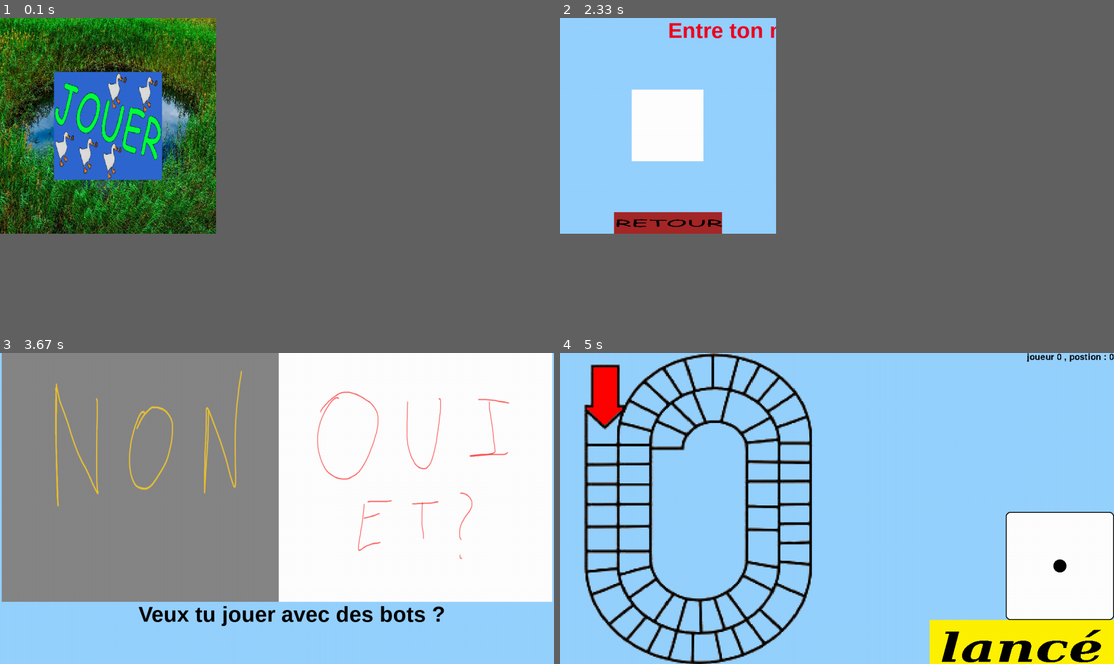
Above: before the commit, frames 1-4 (two rows, left to right).
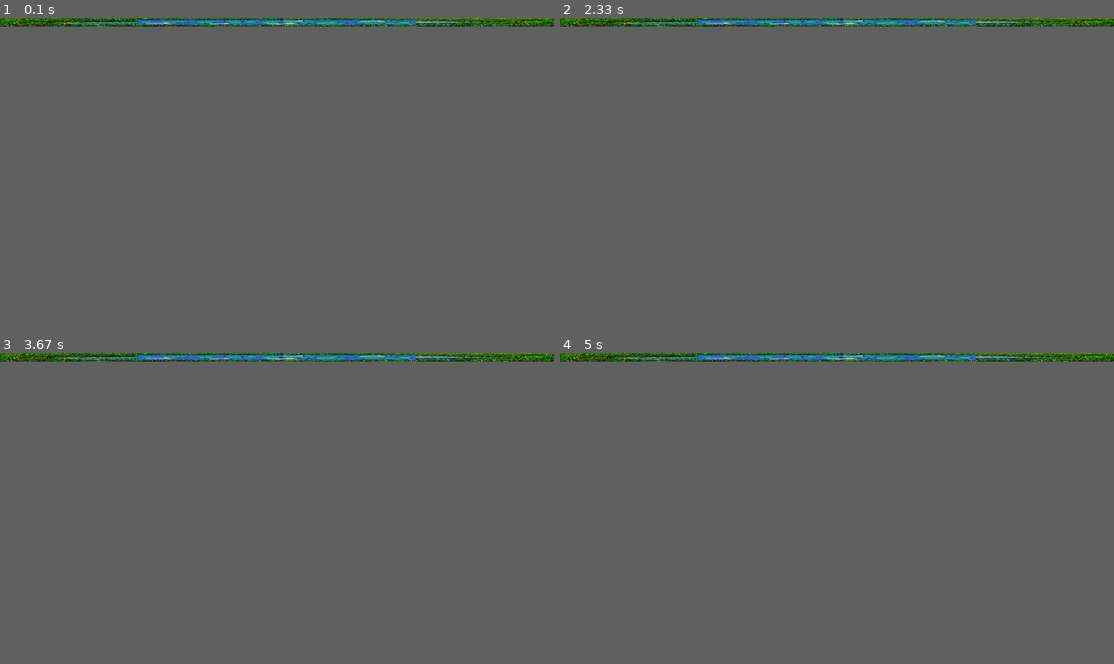
Above: after the commit, the same moments.

Repository: chokinyan/nsi-projet
Game: pygame game, started from projet nsi/projet.py
Two runs of this game, one before a commit and one after it. Both use one fixed random seed, a clock stepped at 60 frames per second and the inputs below.
Inputs (mouse positions are in pixels of both pictures, inside the frame that each line leads up to):
- Up to frame 1 (0.1 s): no input
- Up to frame 2 (2.33 s): hold F11 0.33-0.87 s; hold F11 0.9-1.43 s; click (676, 151) at 1.52 s; click (593, 176) at 1.85 s; click (593, 126) at 2.18 s
- Up to frame 3 (3.67 s): hold F11 2.47-3 s; click (277, 651) at 3.08 s; click (232, 489) at 3.43 s
- Up to frame 4 (5 s): click (1036, 545) at 3.77 s; click (1047, 508) at 4.1 s
In our replay, in frame 1 the window is 351x351 before the commit and 900x14 after it. These sizes can differ from the game's own. Grey fills any space a smaller window leaves; there, only what the larger window draws over its background counts as a difference.

The runs differ from the first frame. In frame 1, 24% of the frame differs, in the area x 0-100%, y 0-70%; in frame 2, 7.3%; in frame 3, 63%, in the area x 0-100%, y 0-100%; in frame 4, 24%.

Commit message:
Update projet.py

Diff:
--- a/projet nsi/projet.py
+++ b/projet nsi/projet.py
@@ -1,5 +1,8 @@
 #chokinyan
 #juste voila
+"""
+les parties de code mis en commantaire sont ceux qui ne serront pas mis lors du rendu, du a un manque de temps faut dire je taffe casi seul
+"""
 import keyboard
 import os as os
 import random as rng
@@ -120,13 +123,13 @@
             return (plateau_jeu[case-1].effect)
 
 class screen:
-    def __init__(self,h : int = 500,w : int = 500,icone : str = "" , dis_name : str = "") -> None:
+    def __init__(self,h : int = 500,w : int = 500,icone : str = "" , dis_name : str = "", addon  : int = 0) -> None:
         if icone != "":
             self.icone = pyg.image.load(icone)
             pyg.display.set_icon(self.icone)
         if dis_name != "":
             pyg.display.set_caption(dis_name)
-        self.scr = pyg.display.set_mode((h,w),pyg.RESIZABLE)
+        self.scr = pyg.display.set_mode((h,w),addon)
 
 class etat_screen:
     def __init__(self,disp : screen) -> None:
@@ -249,6 +252,8 @@
         dée_1_img = pyg.image.load(r"projet nsi\image\dée\1.png")
         ((self.disp).scr).blit(dée_1_img,(pyg.display.get_window_size()[0]-dée_1_img.get_width(),pyg.display.get_window_size()[1]-(image_lance.get_height()+dée_1_img.get_height())))
         ((self.disp).scr).blit(plateaux,plateaux.get_rect(bottom = self.bottom))
+        for j in pion.values():
+            ((self.disp).scr).blit(j,plateaux.get_rect(bottom = self.bottom))
         for i in joueur:
             texte = f"{i.nom} , postion : {i.position}"
             texte = font.render(texte,False,(0,0,0))
@@ -282,7 +287,8 @@
 joueur = None
 textinp = {}
 end = False
-ecran = screen(icone = r"projet nsi/image/icone/images.png",dis_name="Jeu de l'oie")
+print(pyg.display.get_desktop_sizes())
+ecran = screen(icone = r"projet nsi/image/icone/images.png",dis_name="Jeu de l'oie",h=1280,w= 20)
 etat = etat_screen(disp=ecran)
 #--------------------------------------------------------------
 
@@ -393,23 +399,22 @@
                         pyg.mouse.set_cursor(textinp["nom"].cursor)
                         etat.partie()
 
-            if event.key == pyg.K_F11:
-                window = pyg.display.get_window_size()
-                ecran_taille = pyg.display.get_desktop_sizes()
-
-                if window == ecran_taille[0]:
-                    ecran.scr = pyg.display.set_mode(last_screen,pyg.RESIZABLE)
-                    etat.reload_screen()
-                else:
-                    last_screen = pyg.display.get_window_size()
-                    ecran.scr = pyg.display.set_mode((0,0),pyg.FULLSCREEN)
-                    etat.reload_screen()
-
-        """elif event.type == pyg.WINDOWFOCUSLOST:
-            py.notification.notify(
-                title = "TEST",
-                message = "att c'est un test"
-            )"""
+        #    if event.key == pyg.K_F11:
+        #        window = pyg.display.get_window_size()
+        #        ecran_taille = pyg.display.get_desktop_sizes()
+        #        if window == ecran_taille[0]:
+        #            ecran.scr = pyg.display.set_mode(last_screen,pyg.RESIZABLE)
+        #            etat.reload_screen()
+        #        else:
+        #            last_screen = pyg.display.get_window_size()
+        #            ecran.scr = pyg.display.set_mode((0,0),pyg.FULLSCREEN)
+        #            etat.reload_screen()
+
+        #elif event.type == pyg.WINDOWFOCUSLOST:
+        #    py.notification.notify(
+        #        title = "TEST",
+        #        message = "att c'est un test"
+        #    )
 
 pyg.quit()
 quit()
